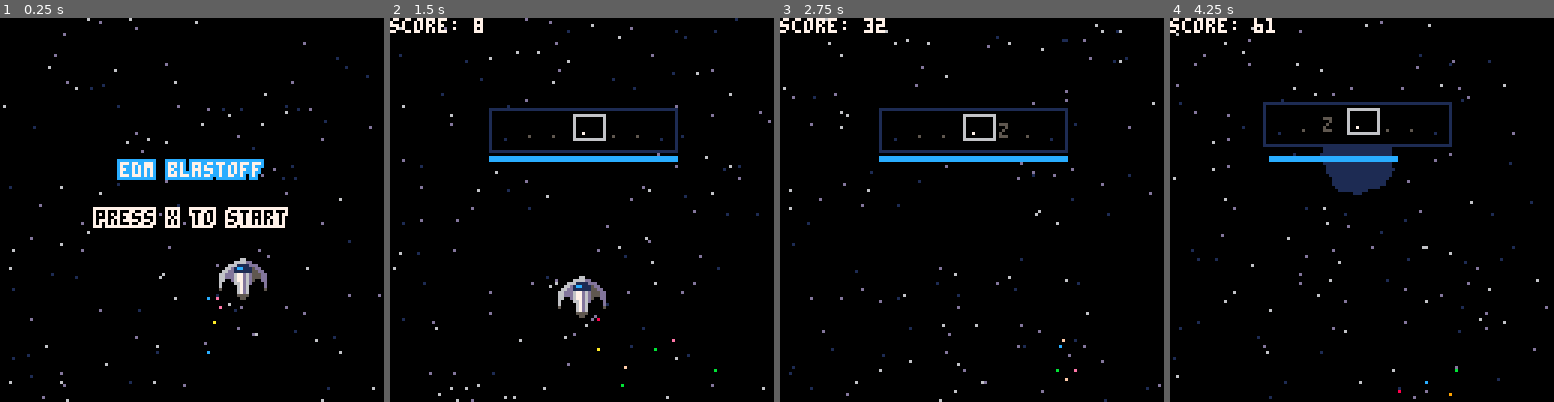
Above: before the commit, frames 1-4 (left to right).
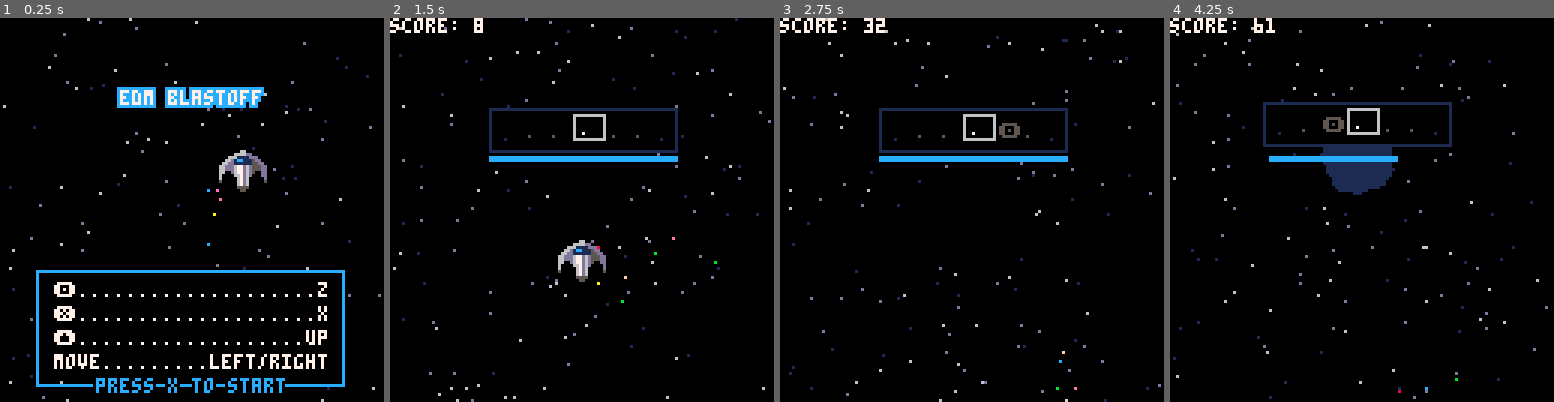
Above: after the commit, the same moments.

Repository: ryanford/EDM-Blastoff
Game: PICO-8 cartridge rhythm-game.p8
Same seed, same stepped clock (60 frames per second), same inputs: the game is played once before the commit and once after it.
Inputs:
- Up to frame 1 (0.25 s): no input
- Up to frame 2 (1.5 s): tap X (X key) at 0.33, 1.07 s; tap O (Z key) at 0.7 s
- Up to frame 3 (2.75 s): hold Right 1.6-2.1 s; tap O (Z key) at 1.7, 2.1, 2.5 s; tap X (X key) at 1.85 s; hold Up 2.15-2.42 s; hold Right from 2.47 s (still down)
- Up to frame 4 (4.25 s): tap O (Z key) every 0.4 s from 2.9 to 4.1 s; tap X (X key) at 2.97, 4.08 s; release Right at 3.03 s; hold Left 3.08-3.58 s; hold Right from 4.02 s (still down)

The runs differ from the first frame. In frame 1, 10% of the frame differs, in the area x 9-90%, y 17-98%; in frame 2, 1.5%; in frame 3, 0.2%; in frame 4, 0.2%.

Commit message:
instructions

Diff:
--- a/rhythm-game.p8
+++ b/rhythm-game.p8
@@ -67,7 +67,7 @@
   time_now=time()
   dt=0
   step=0
-  keys = {".","z","x","u"}
+  keys = {".","🅾️","❎","⬆️"}
   pattern_step = 0
   music_track = 0
 end
@@ -96,8 +96,9 @@
 function intro_draw()
   cls()
   draw_stars()
-  print_outline("edm blastoff",40,48,12,7)
-  print_outline("press x to start",32,64,7,0)
+  draw_instructions()
+  print_outline("edm blastoff",40,24,12,7)
+  print_outline("press x to start",32,120,0,12)
   draw_prop()
   draw_ship()
 end
@@ -107,13 +108,6 @@
   if p.power <= 0 then
     gameover()
   end
-  -- if step % 32 == 8 and streak > 25 then
-  --   spawn_fireworks(rnd(120) + 4, rnd(32))
-  -- end
-  -- if step % 128 == 1 then
-  --   spawn_powerup()
-  -- end
-
   party_mode()
   update_powerups()
   sync_music()
@@ -241,6 +235,16 @@
   if (p.invuln>0) p.invuln-=1
 end
 
+function draw_instructions()
+  rectfill(12,84,114,120,0)
+  rect(12,84,114,122,12)
+  print("🅾️....................z", 18,88, 7)
+  print("❎....................x", 18,96, 7)
+  print("⬆️...................up", 18,104, 7)
+  print("move.........left/right", 18,112, 7)
+
+end
+
 function draw_ship()
   local shake = 0
   if p.power < 2.1 then
@@ -299,12 +303,12 @@
   end
   local forward_level=120-p.power*4
   if (p.y>forward_level) p.y-=0.5
-  if (p.y<forward_level) p.y+=0.5
+  if (p.y<forward_level) p.y+=2.5
 end
 
 function intro_update_ship()
   p.x+=cos(step/128)*2
-  p.y=80
+  p.y=44
 end
 
 function collide_powerups()
@@ -573,8 +577,8 @@
     pattern = next_pattern
     next_pattern = generate_pattern()
   end
-  -- I changed this from == 1 to > 0
-  -- I think that fixed the changing pattern bug
+  -- i changed this from == 1 to > 0
+  -- i think that fixed the changing pattern bug
   if (pattern_step > 0) switched_patterns = false
 end
 
